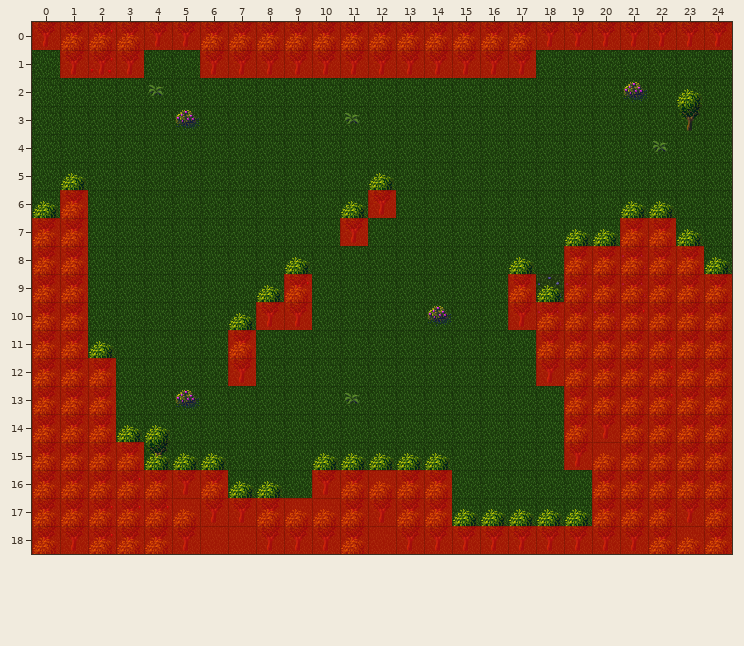
Tiled map: resources/maps/testmap.tmx. Above, as it was before the edit.
Cells are 32x32 px. Shown: x 0..24, y 0..18.
The same view after the edit:
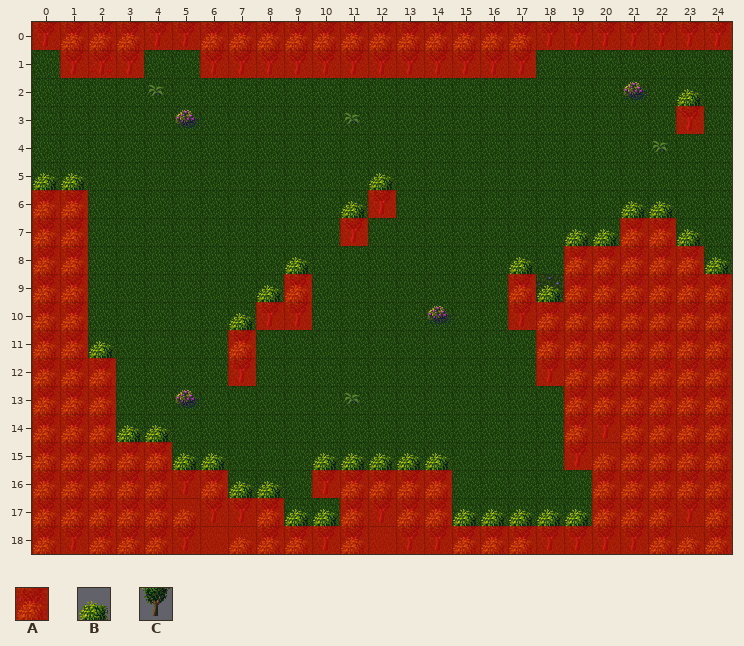
Key: from "Collision": A 0; from "Odyssey": B 55, C 62.
_ is an empty cell.
Tiles replaced or removed in this view: A.
See-through tiles are keyed as they look on the map.
Author's note on the commit: Fixed missing walls/tiles
What changed:
Changed rows in their new state; . is an unchanged cell.
Layer "Background":
first column x 0:
 6 C
first column x 12:
16 C
Layer "Foreground":
first column x 0:
 5 B
first column x 7:
18 BBB.....BBB
Layer "Collision":
first column x 0:
 3 .......................A
 6 A.......................
first column x 4:
15 A......
17 .....__
Where, in picture pixels (left, top, right, bottom), the same in both pictures:
added: (676, 106, 704, 134)
added: (32, 173, 60, 218)
added: (144, 442, 172, 470)
added: (370, 470, 392, 485)
changed: (229, 498, 340, 554)
added: (453, 537, 534, 554)
